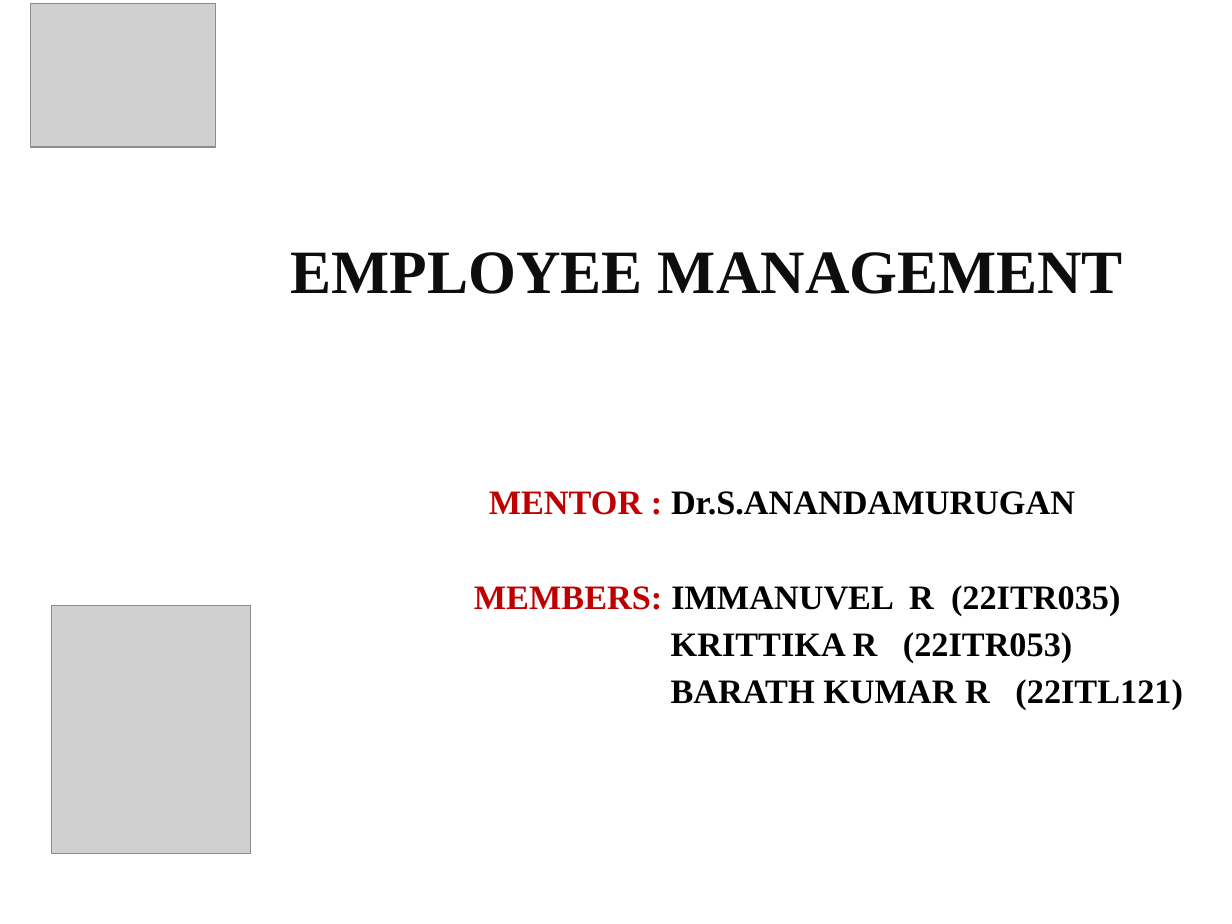
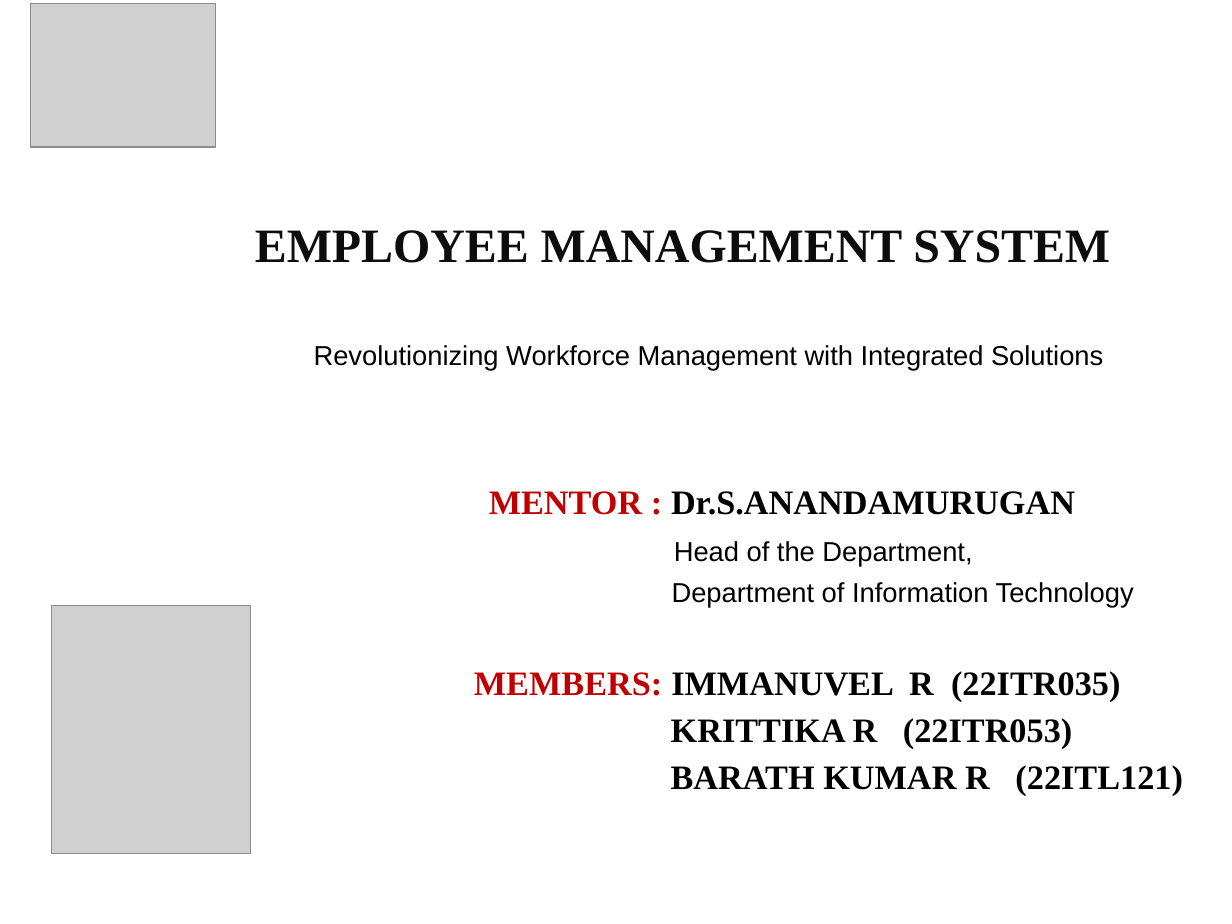
Before and after one commit to Immanuvel1207/Employee-Management-System, a slide deck: slide 1 of Employee-management-system.pptx. Drawn at 1232x924 pixels with LibreOffice and Linux fonts; fonts in the diff are those of the drawing; grey boxes stand for pictures; background and template pictures are left out. Boxes give left, top, right and bottom in pixels: in the first picture for what was removed or moved away, otherwise in the second. Text is boxed around its words. In the diff, an @@ line names an element or a change of style, - is before the commit and + after.

```diff
--- a/Employee-management-system.pptx
+++ b/Employee-management-system.pptx
@@ text at (255, 230, 1110, 370): text changed; size 36 to 16 pt; font Times New Roman to Arial; text colour #0D0D0D to #000000; bold off @@
-EMPLOYEE MANAGEMENT
+EMPLOYEE MANAGEMENT SYSTEM
+Revolutionizing Workforce Management with Integrated Solutions
@@ text at (672, 541, 1134, 608): paragraphs added @@
+Head of the Department,
+Department of Information Technology
```
Also in this commit, not shown: 2 other slides changed, 12 slides added, 4 slides removed, 19 other files.
